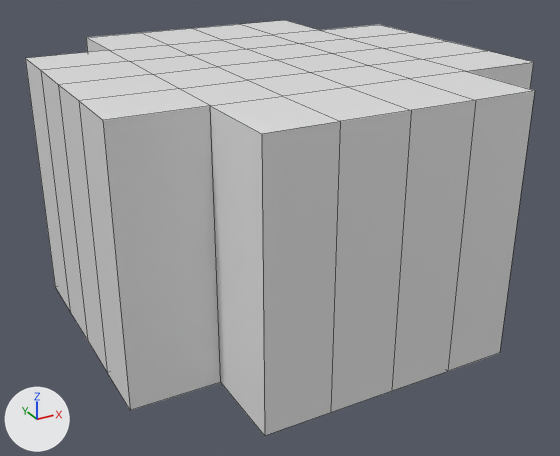
Two versions of the Blender file blender/cube.blend, one commit apart.
Before and after are seen from a camera (50 mm lens) standing at (-214.0, -393.0, 166.0) and looking at (-4.0, -11.0, -25.0). Lighting does not change. The marker at lower left points along +X, +Y and +Z. Mesh edges are drawn as thin lines.
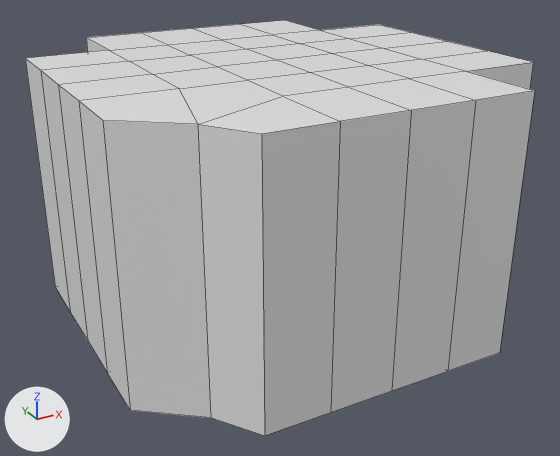
The newer file is also turned or shifted as a whole; pictures and numbers use the older file's frame.

Boxes [x1, y1, x2, y2] around the edits, measured in the pictures (560 x 456 px; the box of a moved part takes in the faces that stretch with it):
part 1 of me_cube, moved or reshaped: [79, 80, 339, 436] in both

What changed in the scene script:
```text
Change me_cube:
    where me_cube.from_pydata(...)  # 122 vertices, 120 faces; spans x -1.67..1.67, y -1.67..1.67, z -1.0..1.0
    used by ob_cube; location = (0.0, 0.0, 0.0); rotation_euler = (3.142, 0.0, 0.0), in degrees (180, 0, 0); scale = (75.0, 75.0, 75.0)
    me_cube part 1
    me_cube.vertices[4].co: (-1.0, 1.0, 1.0) -> (-1.22, 1.33, 1.0)  # pixel (220, 382) -> pixel (211, 417)
    me_cube.vertices[5].co: (-1.0, 1.0, -1.0) -> (-1.22, 1.33, -1.0)  # pixel (210, 105) -> pixel (198, 124)
```
